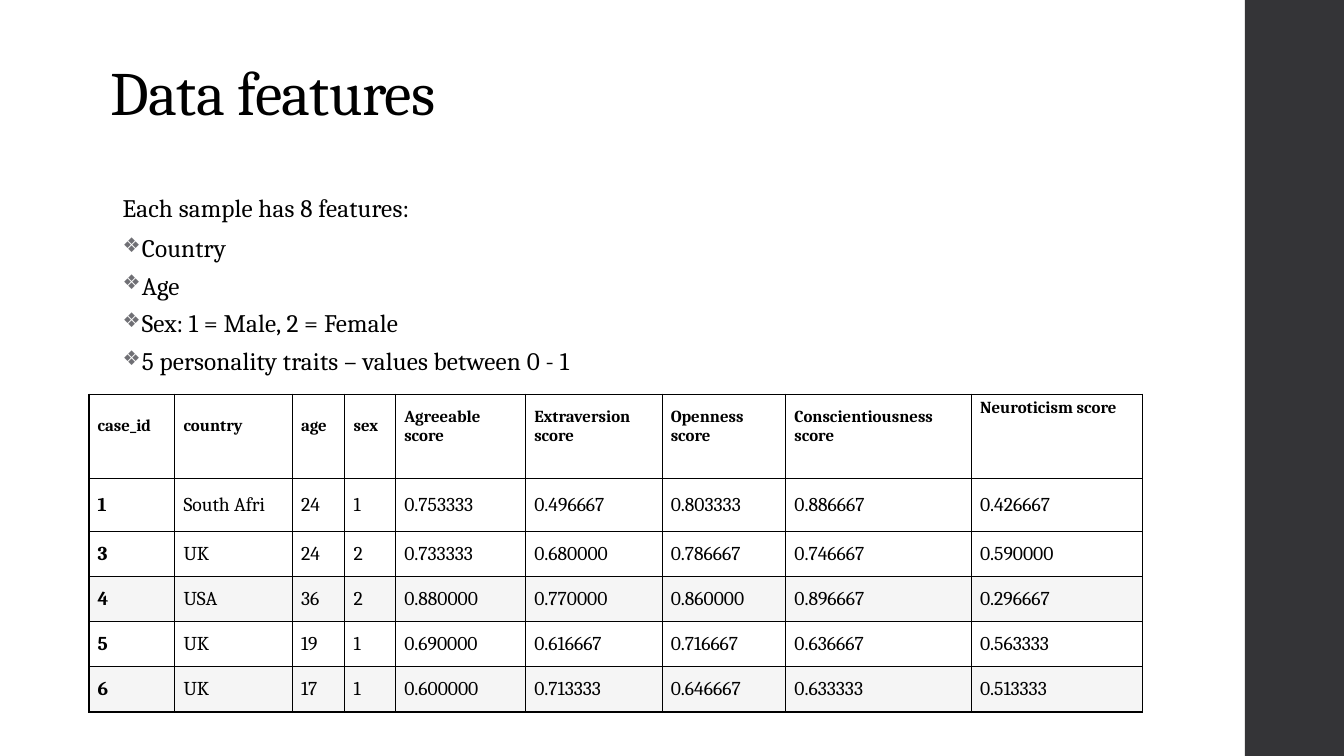
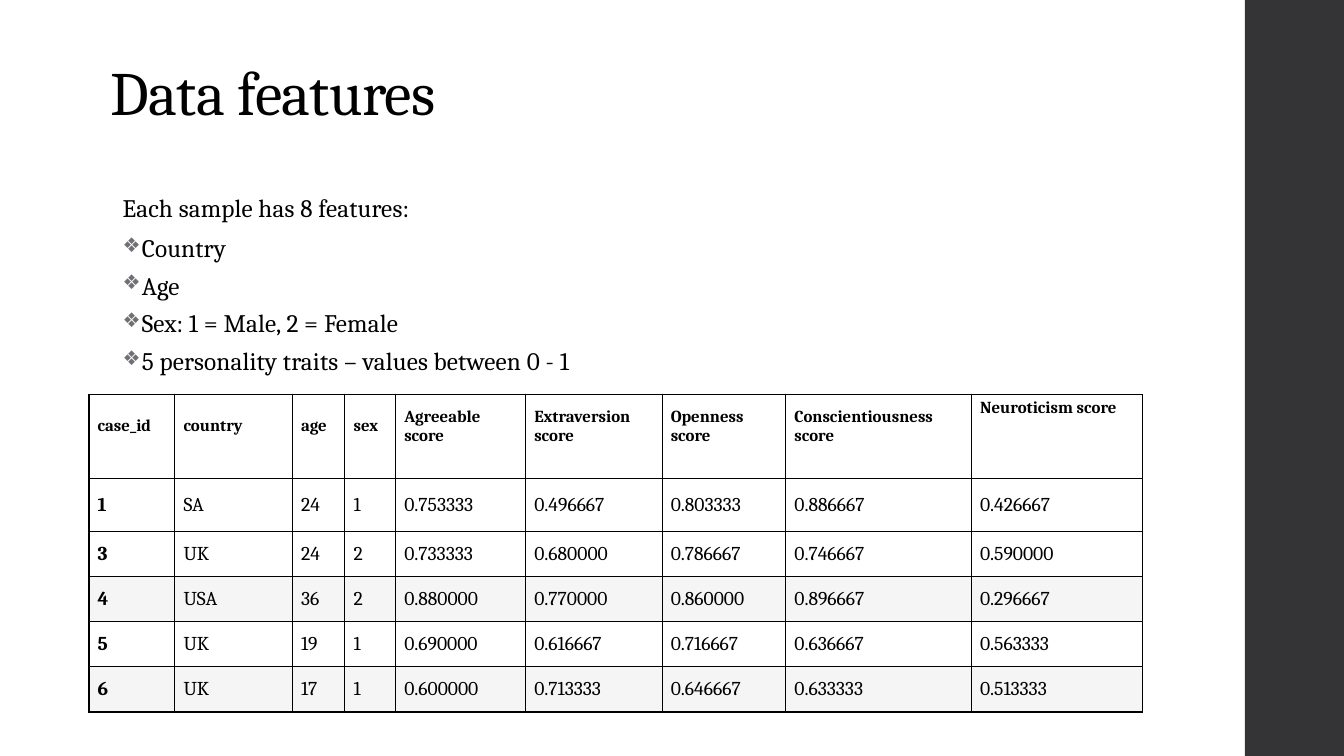
Before and after one commit to efratkohen/Big_five, a slide deck: slide 5 of Classification of the gender of Big five survey.pptx. Drawn at 1344x756 pixels with LibreOffice and Linux fonts; fonts in the diff are those of the drawing. Boxes give left, top, right and bottom in pixels: in the first picture for what was removed or moved away, otherwise in the second. Text is boxed around its words. In the diff, an @@ line names an element or a change of style, - is before the commit and + after.

```diff
--- a/Classification of the gender of Big five survey.pptx
+++ b/Classification of the gender of Big five survey.pptx
@@ table at bbox=[89, 394, 1142, 712] @@
-row 2, column 2: South Afri
+row 2, column 2: SA
```
Also in this commit, not shown: 12 other slides changed.
